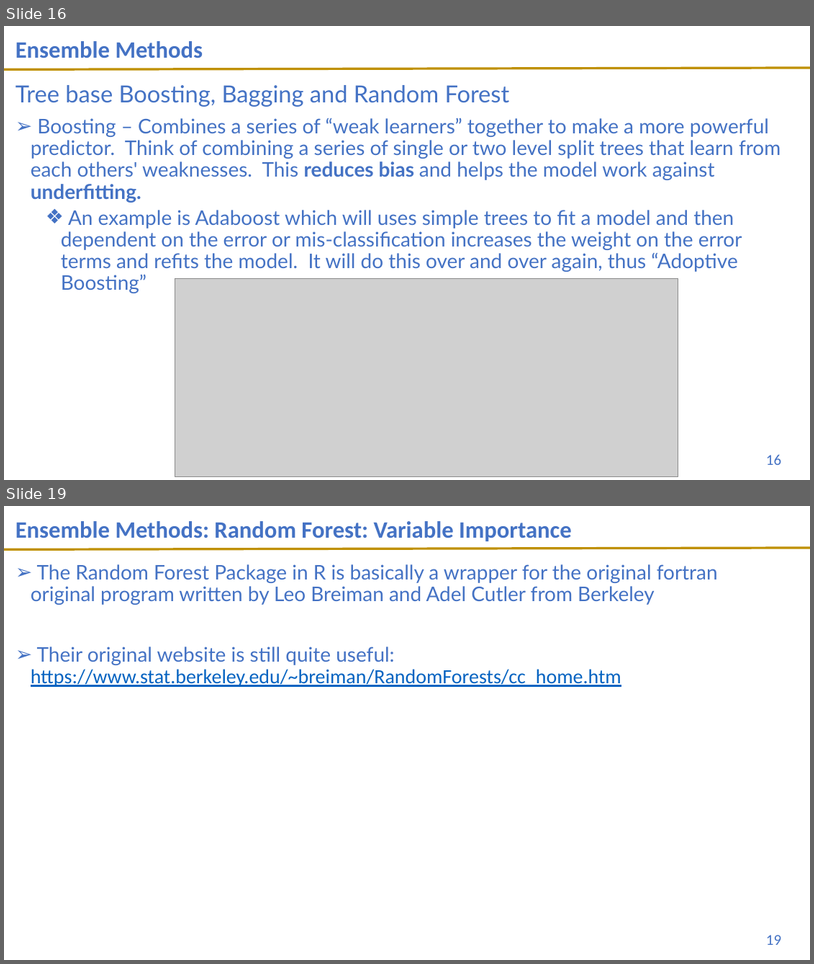
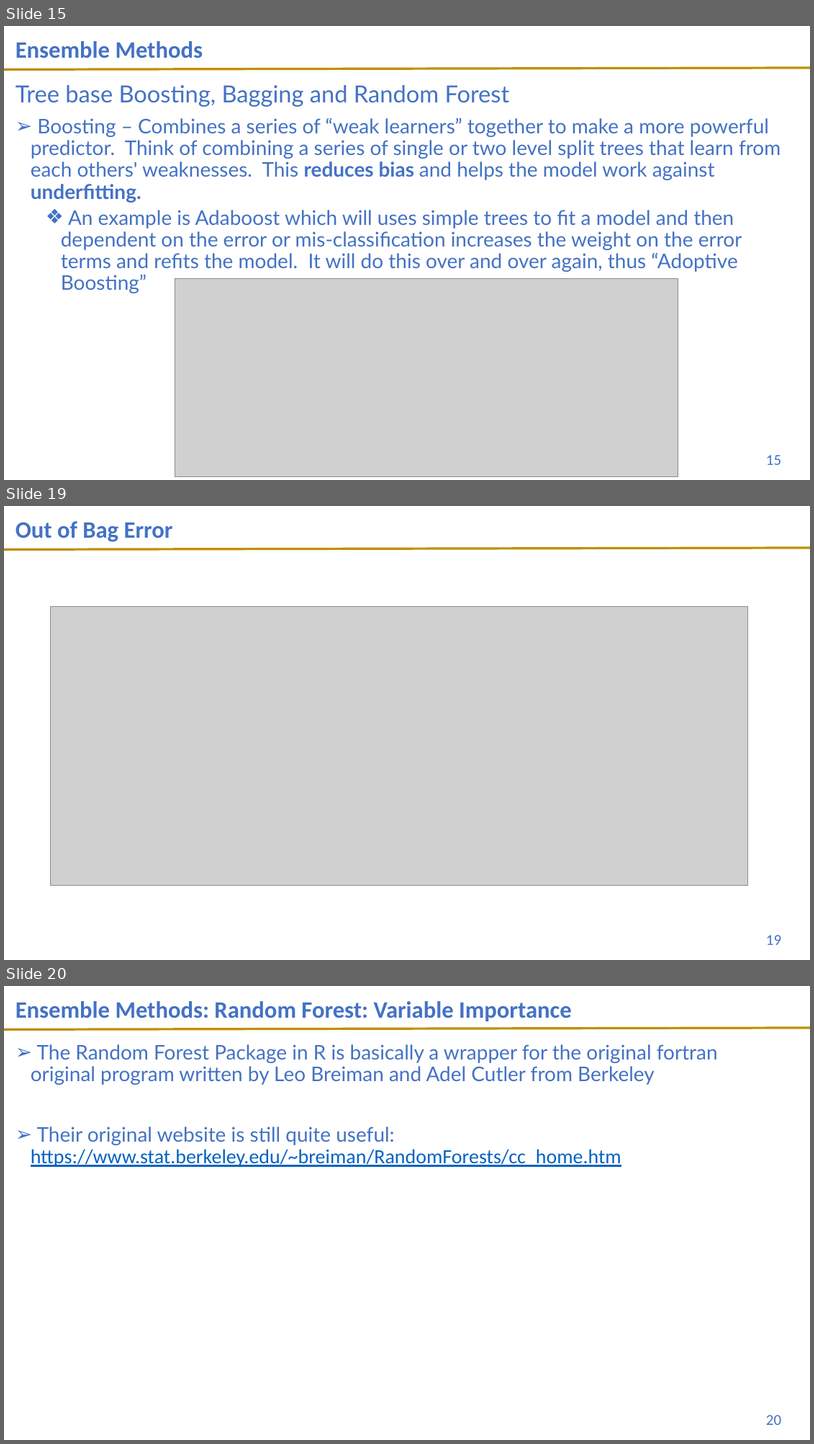
Before and after one commit to UVADS/DS-3001, a slide deck: 12_Ensemble_RF/Trees_Ensemble_11.9.20.pptx. Shown one above the other, each under a label of ours: slides 16 and 19 before the commit, slides 15, 19 and 20 after it; the slides between them are not shown. The pictures are 814x964 and 814x1444 pixels, drawn with LibreOffice and Linux fonts; fonts in the diff are those of the drawing; grey boxes stand for pictures; background and template pictures are left out. Boxes give left, top, right and bottom in pixels: in the first picture for what was removed or moved away, otherwise in the second. Text is boxed around its words. In the diff, an @@ line names an element or a change of style, - is before the commit and + after.

```diff
--- a/12_Ensemble_RF/Trees_Ensemble_11.9.20.pptx
+++ b/12_Ensemble_RF/Trees_Ensemble_11.9.20.pptx
@@ slide 19 added at [4,506,810,960], background #FFFFFF; not listed: 1 template element that a slide beside it also shows @@
@@ title added at [16,521,173,542], 28 pt, text #4472C4, bold @@
+Out of Bag Error
@@ picture added at [50,607,748,886] @@
@@ page number added at [766,934,782,944], 18 pt, text #4472C4 @@
+19
@@ what was slide 16 is now slide 15 @@
@@ page number at [766,454,782,464]: text changed @@
-16
+15
@@ what was slide 19 is now slide 20 @@
@@ page number at [766,1414,782,1424]: text changed @@
-19
+20
```
Also in this commit, not shown: 3 slides changed, 2 other slides added, 2 slides removed, 1 other file.
